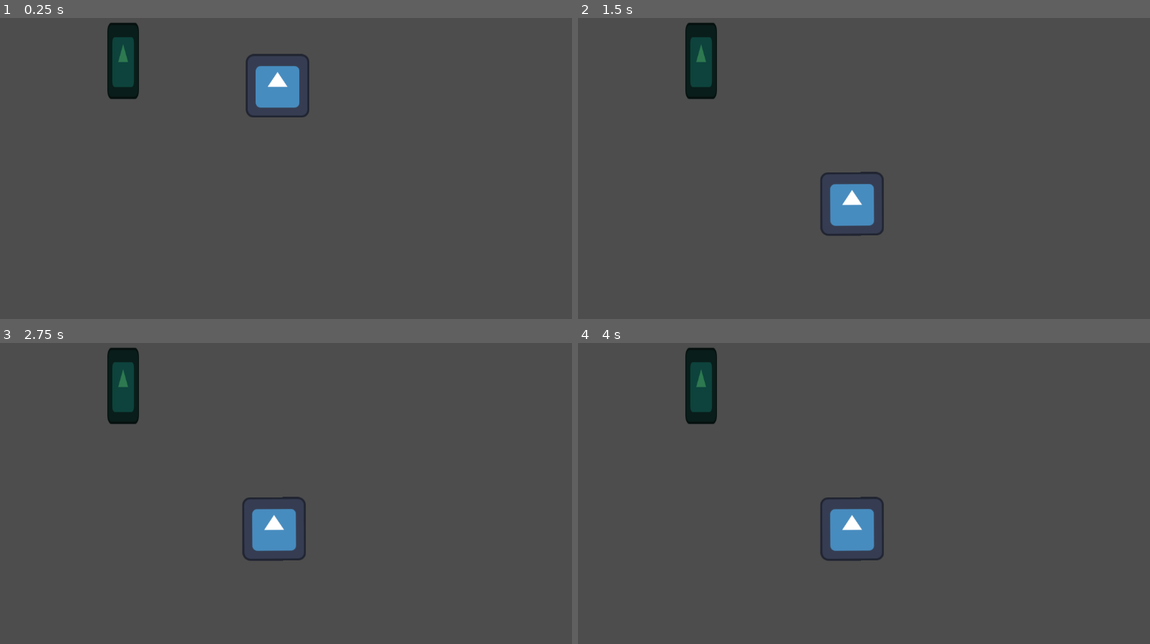
Above: before the commit, frames 1-4 (two rows, left to right).
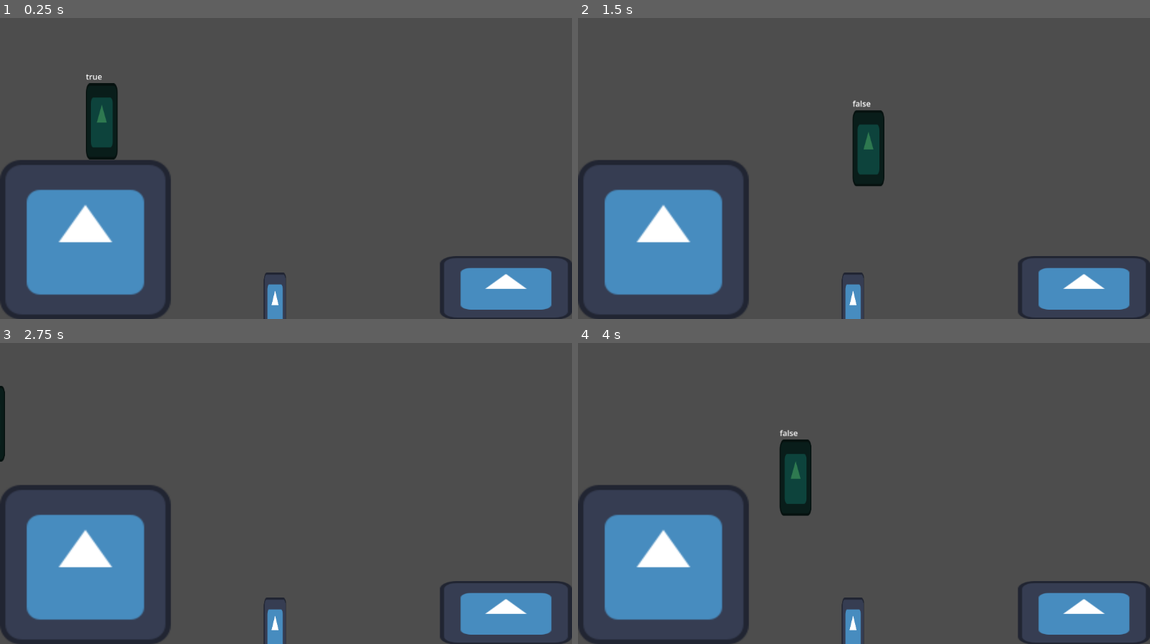
Above: after the commit, the same moments.

Repository: CCV-JamesNye/Collins-Dev-Scripts
Game: Godot game, scene res://week_4_work_physics.tscn
Same seed, same stepped clock (60 frames per second), same inputs: the game is played once before the commit and once after it. The engine's default icon, where the game draws it, is replaced by a stand-in: a white triangle on a blue panel in a dark square.
Inputs:
- Up to frame 1 (0.25 s): no input
- Up to frame 2 (1.5 s): hold Space (jump, bound only after the commit) 0.53-1.28 s; hold D (move_right) from 0.53 s (still down); tap Space (jump, bound only after the commit) at 1.35 s
- Up to frame 3 (2.75 s): tap Space (jump, bound only after the commit) at 1.52, 1.82 s; release D (move_right) at 2.03 s; hold Left (move_left) from 2.03 s (still down); hold Space (jump, bound only after the commit) from 2.03 s (still down)
- Up to frame 4 (4 s): release Left (move_left) at 2.78 s; release Space (jump, bound only after the commit) at 2.78 s; hold D (move_right) from 2.78 s (still down); tap Space (jump, bound only after the commit) at 2.85, 3.02, 3.32 s; hold Space (jump, bound only after the commit) from 3.53 s (still down)

The runs differ from the first frame. In frame 1, 16% of the frame differs, in the area x 0-100%, y 1-100%; in frame 2, 17%; in frame 3, 15%; in frame 4, 17%.

Commit message:
Final product for Week 4 Physics Work

Diff:
--- /dev/null
+++ b/Week 4 Physics Work/physics-work/area_2d.gd
@@ -0,0 +1,15 @@
+extends Area2D
+
+
+# Called when the node enters the scene tree for the first time.
+func _ready() -> void:
+	body_entered.connect(_on_body_entered)
+	pass # Replace with function body.
+
+
+# Called every frame. 'delta' is the elapsed time since the previous frame.
+func _process(_delta: float) -> void:
+	pass
+
+func _on_body_entered(_body : Node2D ) -> void:
+	print ("Player Entered")
--- /dev/null
+++ b/Week 4 Physics Work/physics-work/goal.gd
@@ -0,0 +1,16 @@
+extends Area2D
+
+
+# Called when the node enters the scene tree for the first time.
+func _ready() -> void:
+	body_entered.connect( _check_for_win )
+	pass # Replace with function body.
+
+
+# Called every frame. 'delta' is the elapsed time since the previous frame.
+func _process(delta: float) -> void:
+	pass
+
+func _check_for_win (body : Node2D) -> void:
+	if body.name == "player1":
+		print ("PLAYER WINS")
--- /dev/null
+++ b/Week 4 Physics Work/physics-work/kill_box.gd
@@ -0,0 +1,15 @@
+extends Area2D
+
+
+# Called when the node enters the scene tree for the first time.
+func _ready() -> void:
+	body_entered.connect(_on_body_entered)
+	pass # Replace with function body.
+
+
+# Called every frame. 'delta' is the elapsed time since the previous frame.
+
+func _on_body_entered(body: Node2D) -> void:
+	if body.name == "player1":
+		body.die()
+	pass # Replace with function body.
--- a/Week 4 Physics Work/physics-work/player_1.gd
+++ b/Week 4 Physics Work/physics-work/player_1.gd
@@ -1,8 +1,11 @@
 extends CharacterBody2D
 
-var speed : float = 400
+@onready var state_label: Label = $"State Label"
 
 
+var speed : float = 400
+@export var gravity : float = 980.0
+@export var jump_force : float = -400
 
 # Apply Movement
 
@@ -13,10 +16,13 @@
 
 
 # Called every frame. 'delta' is the elapsed time since the previous frame.
-func _process(delta: float) -> void:
+func _process(_delta: float) -> void:
+	state_label.text = str(is_on_floor())
 	pass
 
 func _physics_process(delta: float) -> void:
+	if !is_on_floor():
+		velocity.y += gravity * delta
 	# Store Direction
 	var direction : Vector2 = Vector2.ZERO
 
@@ -25,10 +31,14 @@
 		direction.x += 1
 	if Input.is_action_pressed("move_left"):
 		direction.x -= 1
-	if Input.is_action_pressed("move_down"):
-		direction.y += 1
-	if Input.is_action_pressed("move_up"):
-		direction.y -= 1
 
-		velocity += direction.normalized() * speed
-		move_and_slide()
+	velocity.x = direction.normalized().x * speed
+	move_and_slide()
+func _unhandled_input(event: InputEvent) -> void:
+		if event.is_action_pressed("jump") and is_on_floor():
+			velocity.y = jump_force
+
+
+func die () -> void:
+	print ("Player Died")
+	get_tree().call_deferred("reload_current_scene")
--- a/Week 4 Physics Work/physics-work/project.godot
+++ b/Week 4 Physics Work/physics-work/project.godot
@@ -41,6 +41,11 @@
 , Object(InputEventKey,"resource_local_to_scene":false,"resource_name":"","device":-1,"window_id":0,"alt_pressed":false …(186 unchanged characters)…
 ]
 }
+jump={
+"deadzone": 0.2,
+"events": [Object(InputEventKey,"resource_local_to_scene":false,"resource_name":"","device":-1,"window_id":0,"alt_pressed":false,"shift_pressed":false,"ctrl_pressed":false,"meta_pressed":false,"pressed":false,"keycode":0,"physical_keycode":32,"key_label":0,"unicode":32,"location":0,"echo":false,"script":null)
+]
+}
 
 [layer_names]
 
--- a/Week 4 Physics Work/physics-work/week_4_work_physics.tscn
+++ b/Week 4 Physics Work/physics-work/week_4_work_physics.tscn
@@ -2,38 +2,44 @@
 
 [ext_resource type="Texture2D" uid="uid://bpn0gc4dj12rn" path="res://icon.svg" id="1_ul5it"]
 [ext_resource type="Script" uid="uid://ds1kjbarj43n" path="res://player_1.gd" id="2_0x0ut"]
-
-[sub_resource type="WorldBoundaryShape2D" id="WorldBoundaryShape2D_0x0ut"]
-normal = Vector2(-0.006896388, -0.9999762)
-distance = -4.0
+[ext_resource type="Script" uid="uid://bqcbijcdj5cf0" path="res://kill_box.gd" id="3_x5dyn"]
+[ext_resource type="Script" uid="uid://cpou7tcqmc7pq" path="res://goal.gd" id="4_axgd3"]
 
 [sub_resource type="RectangleShape2D" id="RectangleShape2D_x5dyn"]
-size = Vector2(127, 125.5)
+size = Vector2(344, 323)
 
 [sub_resource type="RectangleShape2D" id="RectangleShape2D_ul5it"]
 size = Vector2(64, 154)
 
+[sub_resource type="RectangleShape2D" id="RectangleShape2D_axgd3"]
+size = Vector2(1152, 32)
+
+[sub_resource type="RectangleShape2D" id="RectangleShape2D_xe0gl"]
+size = Vector2(265, 126)
+
+[sub_resource type="RectangleShape2D" id="RectangleShape2D_jeryl"]
+size = Vector2(240, 129)
+
+[sub_resource type="RectangleShape2D" id="RectangleShape2D_0pqbo"]
+size = Vector2(45, 127)
+
 [node name="Week 4 Work Physics" type="Node2D" unique_id=1102651982]
 metadata/_edit_vertical_guides_ = [-123.0]
 
-[node name="floor" type="StaticBody2D" parent="." unique_id=1534203600]
-position = Vector2(567, 474)
-
-[node name="CollisionShape2D" type="CollisionShape2D" parent="floor" unique_id=1279518229]
-shape = SubResource("WorldBoundaryShape2D_0x0ut")
-
-[node name="box" type="RigidBody2D" parent="." unique_id=219896558]
+[node name="box" type="StaticBody2D" parent="." unique_id=2138205302]
+position = Vector2(-414, 377)
 
 [node name="CollisionShape2D" type="CollisionShape2D" parent="box" unique_id=872179881]
-position = Vector2(559, 149)
+position = Vector2(585, 110.5)
 shape = SubResource("RectangleShape2D_x5dyn")
 
 [node name="Sprite2D" type="Sprite2D" parent="box" unique_id=416422660]
-position = Vector2(559, 149)
+position = Vector2(586, 110.99998)
+scale = Vector2(2.6875, 2.5156248)
 texture = ExtResource("1_ul5it")
 
 [node name="player1" type="CharacterBody2D" parent="." unique_id=1979378821]
-position = Vector2(248, 129)
+position = Vector2(205, 246)
 collision_layer = 2
 script = ExtResource("2_0x0ut")
 
@@ -46,3 +52,56 @@
 [node name="CollisionShape2D" type="CollisionShape2D" parent="player1" unique_id=1036315027]
 position = Vector2(0, -2)
 shape = SubResource("RectangleShape2D_ul5it")
+
+[node name="State Label" type="Label" parent="player1" unique_id=2023598044]
+offset_left = -32.0
+offset_top = -104.0
+offset_right = 32.0
+offset_bottom = -79.0
+text = "State"
+
+[node name="Kill Box" type="Area2D" parent="." unique_id=332914040]
+position = Vector2(534, 667)
+collision_layer = 0
+collision_mask = 2
+script = ExtResource("3_x5dyn")
+
+[node name="CollisionShape2D" type="CollisionShape2D" parent="Kill Box" unique_id=250347506]
+position = Vector2(42, 0)
+shape = SubResource("RectangleShape2D_axgd3")
+
+[node name="Goal land" type="StaticBody2D" parent="." unique_id=509604867]
+position = Vector2(995, 585)
+collision_mask = 0
+
+[node name="CollisionShape2D" type="CollisionShape2D" parent="Goal land" unique_id=1673950690]
+position = Vector2(23.5, 0)
+shape = SubResource("RectangleShape2D_xe0gl")
+
+[node name="Sprite2D" type="Sprite2D" parent="Goal land" unique_id=945898598]
+position = Vector2(23.999994, 0)
+scale = Vector2(2.078125, 1)
+texture = ExtResource("1_ul5it")
+
+[node name="goal" type="Area2D" parent="." unique_id=45845406]
+position = Vector2(1031, 455)
+collision_layer = 0
+collision_mask = 2
+monitorable = false
+script = ExtResource("4_axgd3")
+
+[node name="CollisionShape2D" type="CollisionShape2D" parent="goal" unique_id=1303068492]
+position = Vector2(0, 1)
+shape = SubResource("RectangleShape2D_jeryl")
+
+[node name="StaticBody2D" type="StaticBody2D" parent="." unique_id=1112905507]
+position = Vector2(554, 619)
+collision_mask = 0
+
+[node name="CollisionShape2D" type="CollisionShape2D" parent="StaticBody2D" unique_id=432182952]
+shape = SubResource("RectangleShape2D_0pqbo")
+
+[node name="Sprite2D" type="Sprite2D" parent="StaticBody2D" unique_id=2140187443]
+position = Vector2(-2.7060509e-05, -1.0000076)
+scale = Vector2(0.35156274, 0.99218756)
+texture = ExtResource("1_ul5it")
Not shown, added: Week 4 Physics Work/physics-work/area_2d.gd.uid
Not shown, added: Week 4 Physics Work/physics-work/goal.gd.uid
Not shown, added: Week 4 Physics Work/physics-work/kill_box.gd.uid
